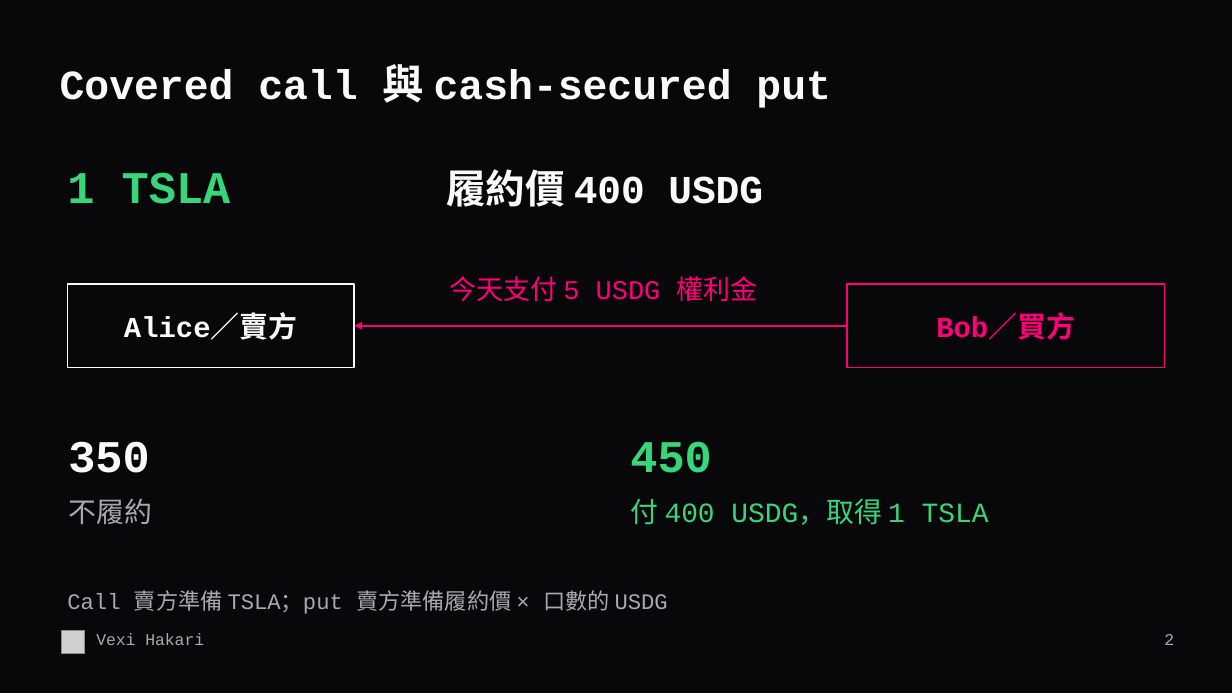
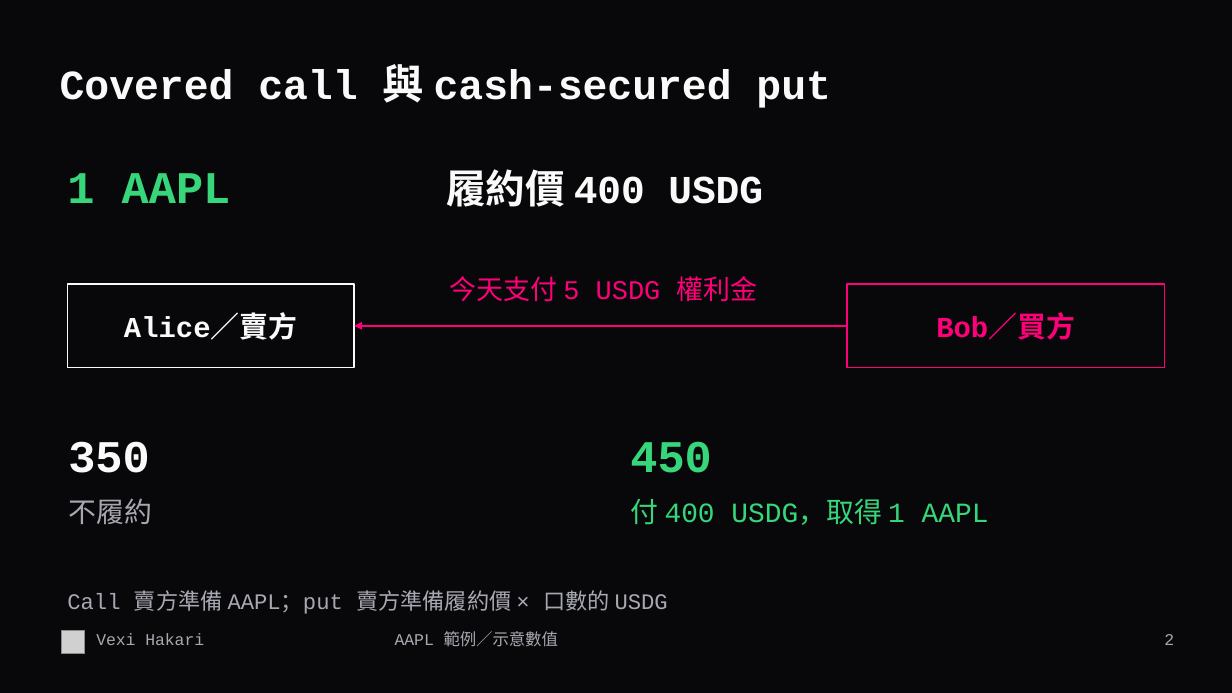
Before and after one commit to vexi-v1/vexi-hakari, a slide deck: slide 2 of docs/presentations/Vexi-Hakari-6min-ZH-TW.pptx. Drawn at 1232x693 pixels with LibreOffice and Linux fonts; fonts in the diff are those of the drawing; grey boxes stand for pictures. Boxes give left, top, right and bottom in pixels: in the first picture for what was removed or moved away, otherwise in the second. Text is boxed around its words. In the diff, an @@ line names an element or a change of style, - is before the commit and + after.

Commit message:
docs: use AAPL in bilingual six-minute demo artifacts

```diff
--- a/docs/presentations/Vexi-Hakari-6min-ZH-TW.pptx
+++ b/docs/presentations/Vexi-Hakari-6min-ZH-TW.pptx
@@ text at <box>67,173,231,203</box>: text changed @@
-1 TSLA
+1 AAPL
@@ text at <box>630,499,989,525</box>: text changed @@
-付 400 USDG，取得 1 TSLA
+付 400 USDG，取得 1 AAPL
@@ text at <box>67,590,668,614</box>: text changed @@
-Call 賣方準備 TSLA；put 賣方準備履約價 × 口數的 USDG
+Call 賣方準備 AAPL；put 賣方準備履約價 × 口數的 USDG
@@ text added at <box>395,631,558,647</box>, 12.8 pt, text #A8A8B2 @@
+AAPL 範例／示意數值
```
Also in this commit, not shown: 9 other slides changed, 5 other files.
